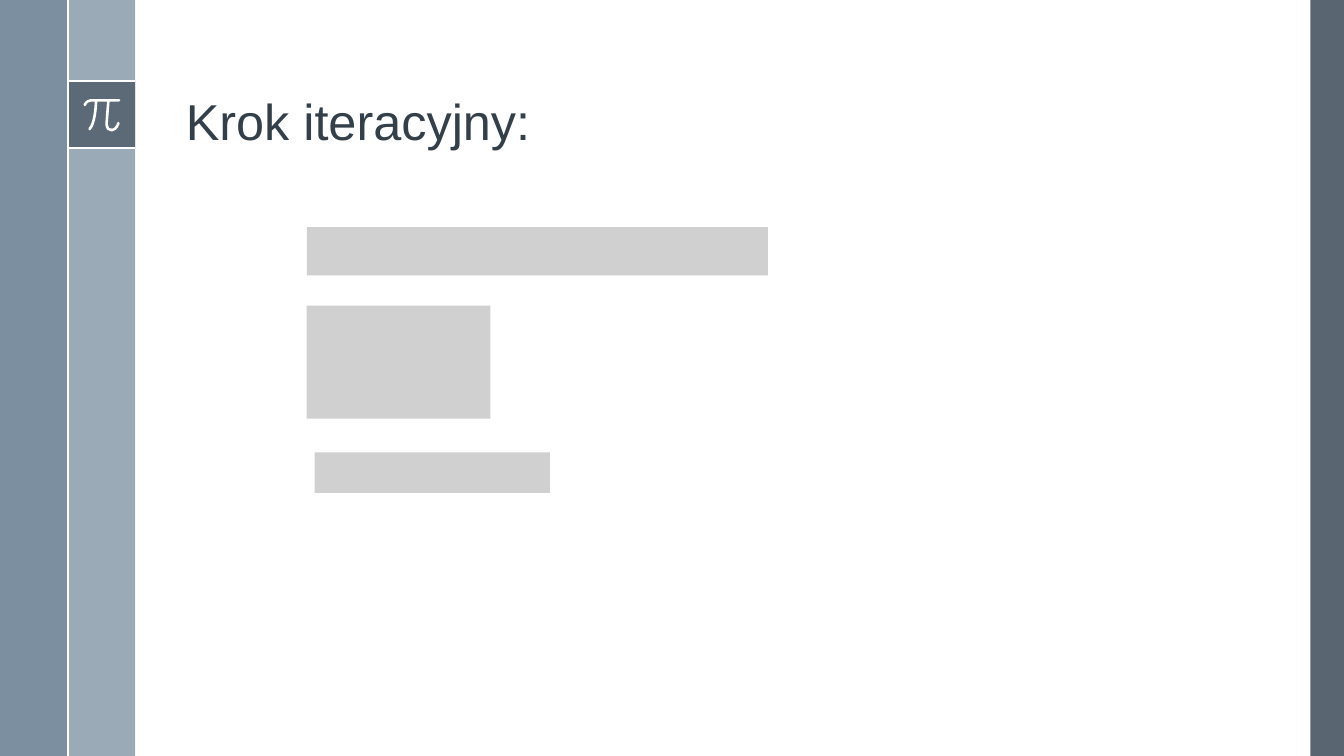
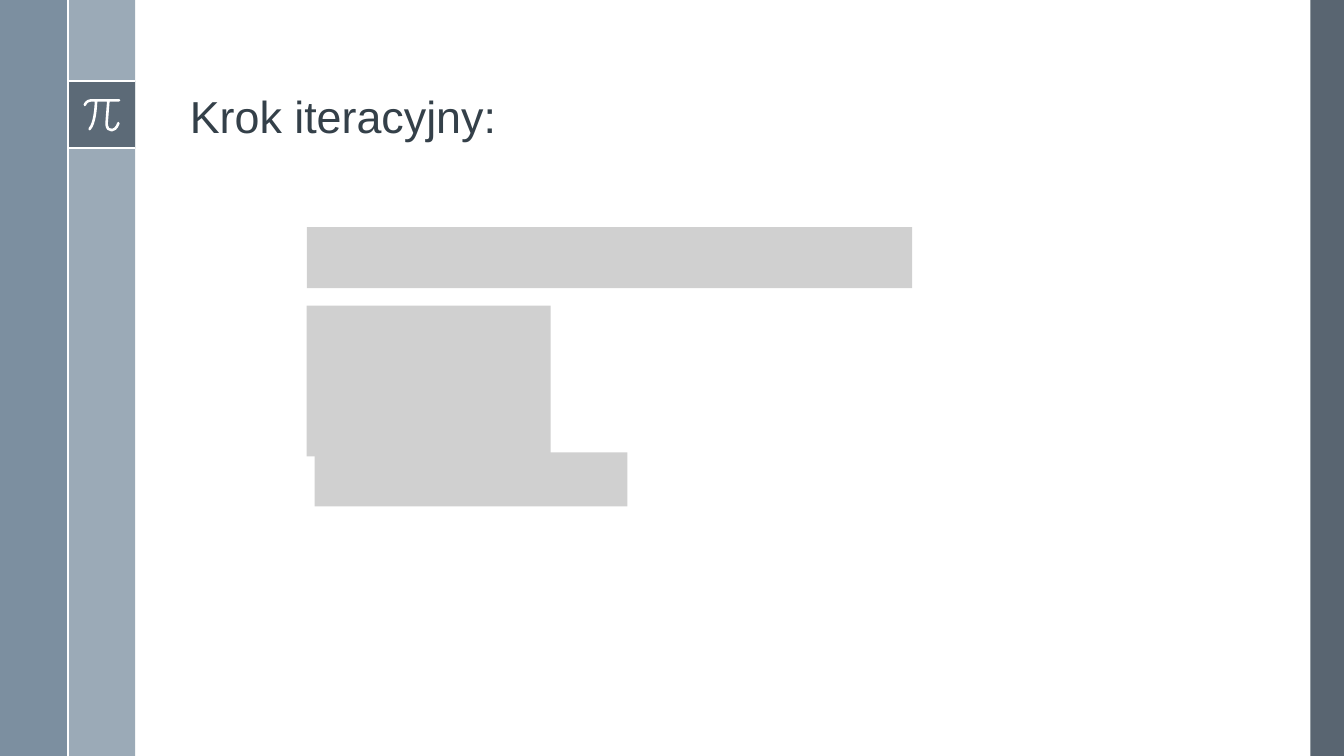
Before and after one commit to adamgracikowski/Numerical-Methods, a slide deck: slide 6 of Project2/Presentation/P2Z20_AGR.pptx. Drawn at 1344x756 pixels with LibreOffice and Linux fonts; fonts in the diff are those of the drawing; grey boxes stand for pictures. Boxes give left, top, right and bottom in pixels: in the first picture for what was removed or moved away, otherwise in the second. Text is boxed around its words. In the diff, an @@ line names an element or a change of style, - is before the commit and + after.

Commit message:
adjust font size and tabulation in presentation in project2

```diff
--- a/Project2/Presentation/P2Z20_AGR.pptx
+++ b/Project2/Presentation/P2Z20_AGR.pptx
@@ title "Krok iteracyjny:" at [190, 100, 496, 142]: size 36 to 32 pt @@
@@ picture: place and size @@
-picture at [307, 227, 767, 275]
+picture at [307, 227, 912, 288]
@@ picture: place and size @@
-picture at [307, 306, 490, 418]
+picture at [307, 306, 551, 457]
@@ picture: place and size @@
-picture at [315, 453, 549, 493]
+picture at [315, 453, 627, 507]
```
Also in this commit, not shown: 16 other slides changed, 3 slides added.
